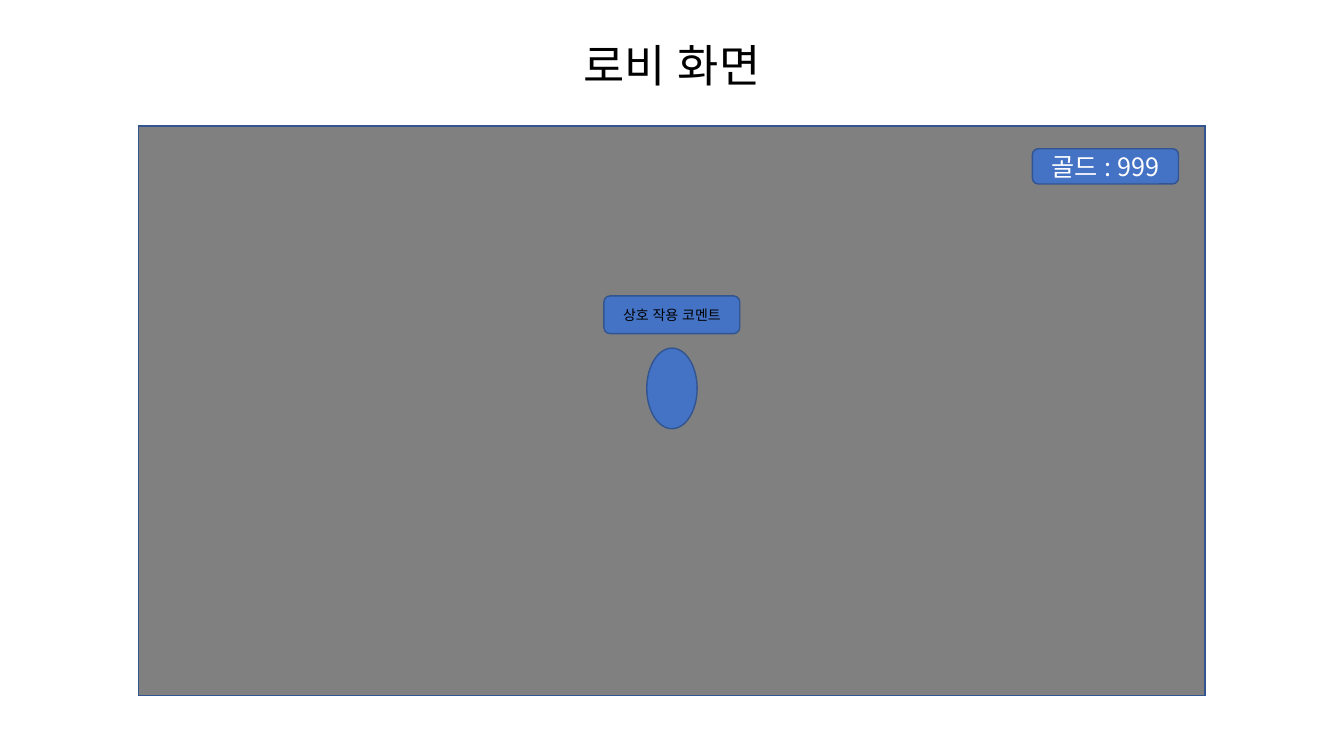
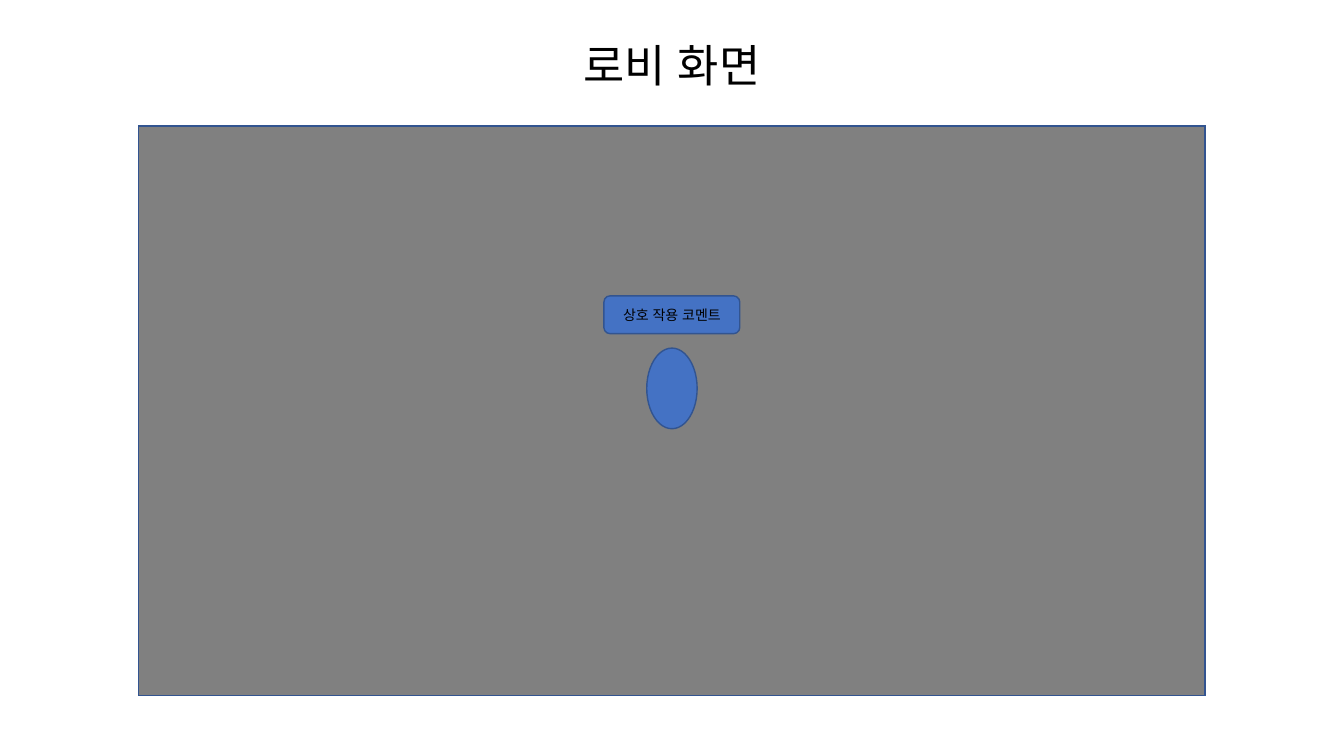
Before and after one commit to hyeon11ok/Sparta_MiniGame, a slide deck: slide 3 of 와이어프레임.pptx. Drawn at 1344x756 pixels with LibreOffice and Linux fonts; fonts in the diff are those of the drawing. Boxes give left, top, right and bottom in pixels: in the first picture for what was removed or moved away, otherwise in the second. Text is boxed around its words. In the diff, an @@ line names an element or a change of style, - is before the commit and + after.

```diff
--- a/와이어프레임.pptx
+++ b/와이어프레임.pptx
@@ rounded rectangle removed at (1032,149,1179,185) @@
-골드 : 999
```
Also in this commit, not shown: 3 other slides changed, 1 other file.
